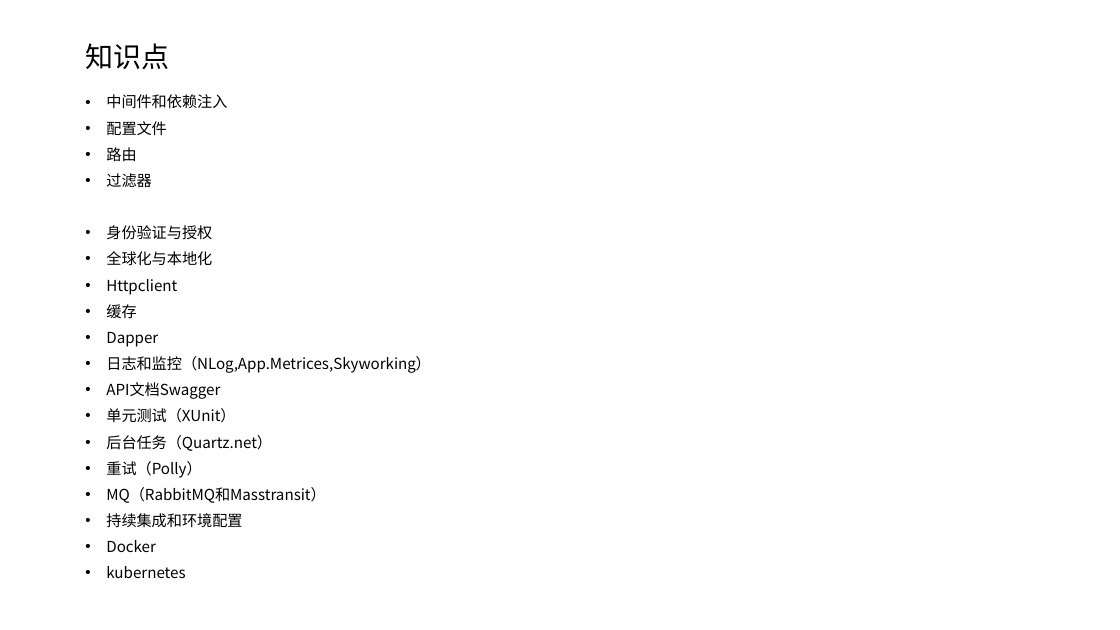
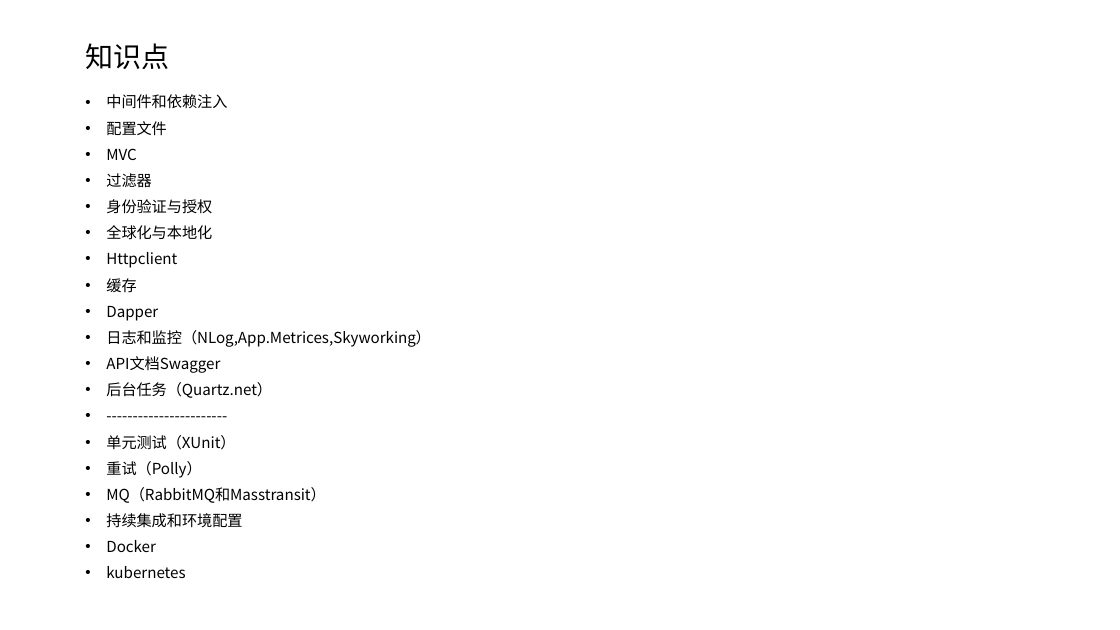
Before and after one commit to axzxs2001/aspnetcore5.0, a slide deck: slide 2 of aspnetcore3.0course/docs/aspnetcore3.0course.pptx. Drawn at 1120x630 pixels with LibreOffice and Linux fonts; fonts in the diff are those of the drawing. Boxes give left, top, right and bottom in pixels: in the first picture for what was removed or moved away, otherwise in the second. Text is boxed around its words. In the diff, an @@ line names an element or a change of style, - is before the commit and + after.

Commit message:
ppt update

```diff
--- a/aspnetcore3.0course/docs/aspnetcore3.0course.pptx
+++ b/aspnetcore3.0course/docs/aspnetcore3.0course.pptx
@@ text at bbox=[106, 148, 137, 160]: text changed @@
-• 路由
+• MVC
@@ text at bbox=[106, 382, 272, 398]: paragraphs added @@
+• 后台任务（Quartz.net）
+• -----------------------
@@ text at bbox=[106, 435, 272, 451]: paragraph removed @@
-• 后台任务（Quartz.net）
```
Also in this commit, not shown: 1 slide added.
